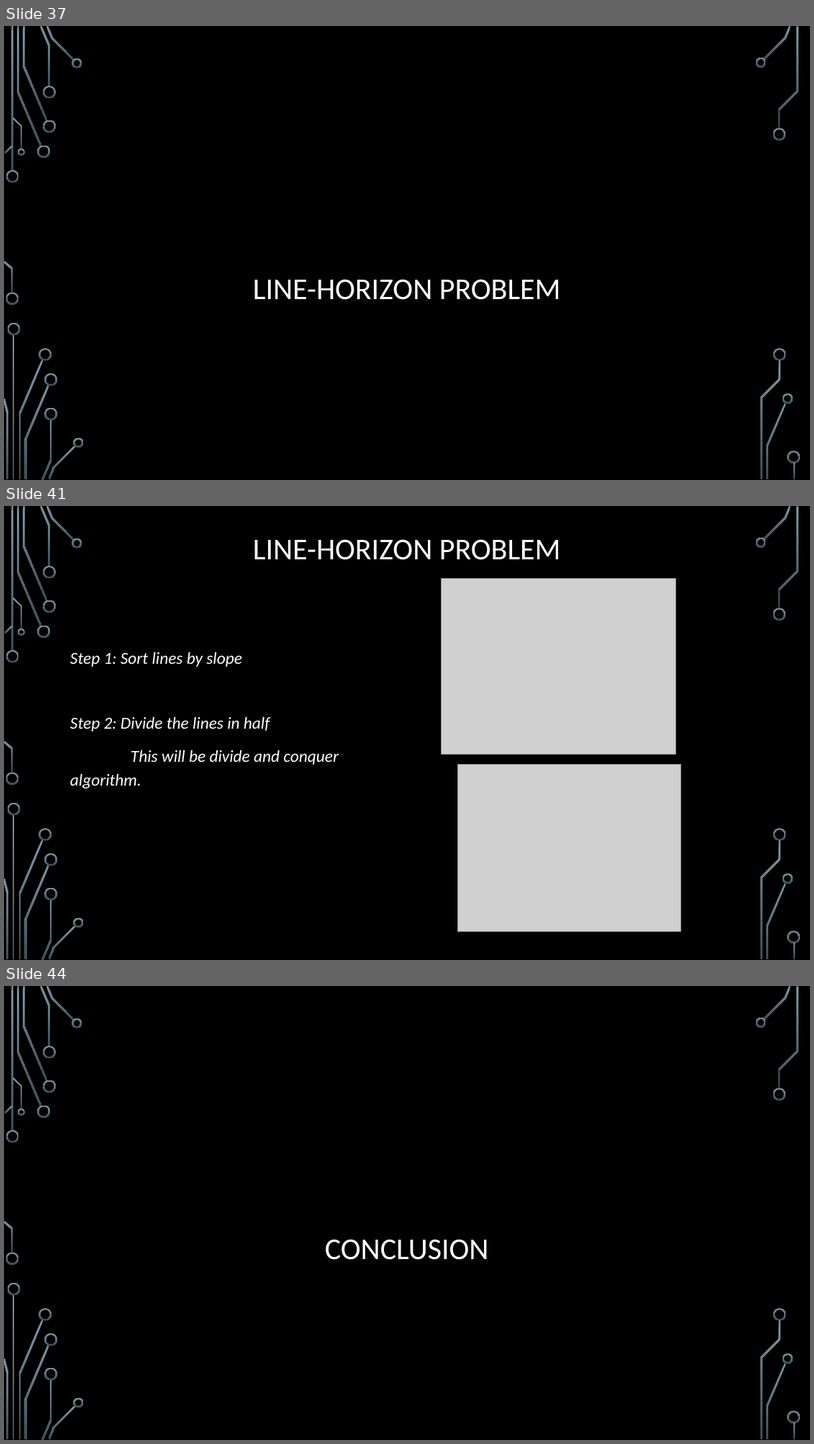
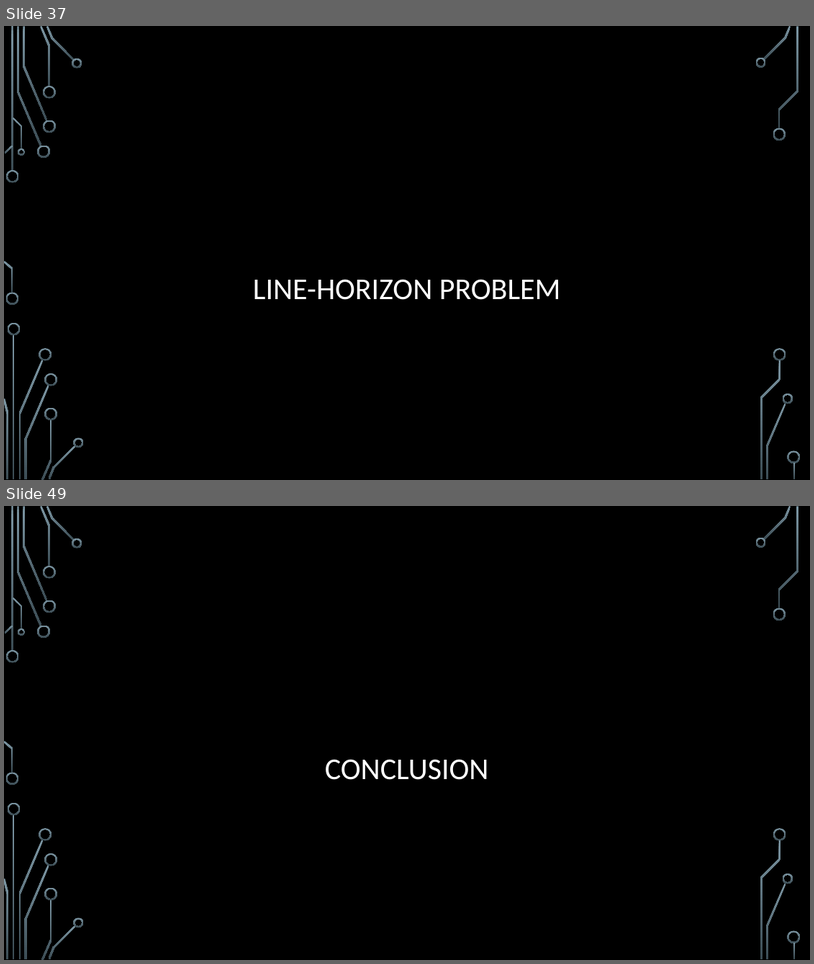
Before and after one commit to janiceeguo/advAlgo, a slide deck: slides/ComputationalGeom-part1-Intersections.pptx. Shown one above the other, each under a label of ours: slides 37, 41 and 44 before the commit, slides 37 and 49 after it; the slides between them are not shown. The pictures are 814x1444 and 814x964 pixels, drawn with LibreOffice and Linux fonts; fonts in the diff are those of the drawing; grey boxes stand for pictures; background and template pictures are left out. Boxes give left, top, right and bottom in pixels: in the first picture for what was removed or moved away, otherwise in the second. Text is boxed around its words. In the diff, an @@ line names an element or a change of style, - is before the commit and + after.

```diff
--- a/slides/ComputationalGeom-part1-Intersections.pptx
+++ b/slides/ComputationalGeom-part1-Intersections.pptx
@@ slide 41 removed at bbox=[4, 506, 810, 960], background picture (left out); not listed: 36 template elements that a slide beside it also shows @@
@@ title removed at bbox=[253, 539, 561, 560] @@
-LINE-HORIZON PROBLEM
@@ picture removed at bbox=[441, 578, 676, 754] @@
@@ text removed at bbox=[70, 651, 339, 788] @@
-Step 1: Sort lines by slope
-Step 2: Divide the lines in half
-This will be divide and conquer algorithm.
@@ picture removed at bbox=[458, 764, 682, 932] @@
@@ what was slide 44 is now slide 49 @@
```
Also in this commit, not shown: 11 slides added, 5 other slides removed, 4 other files.
